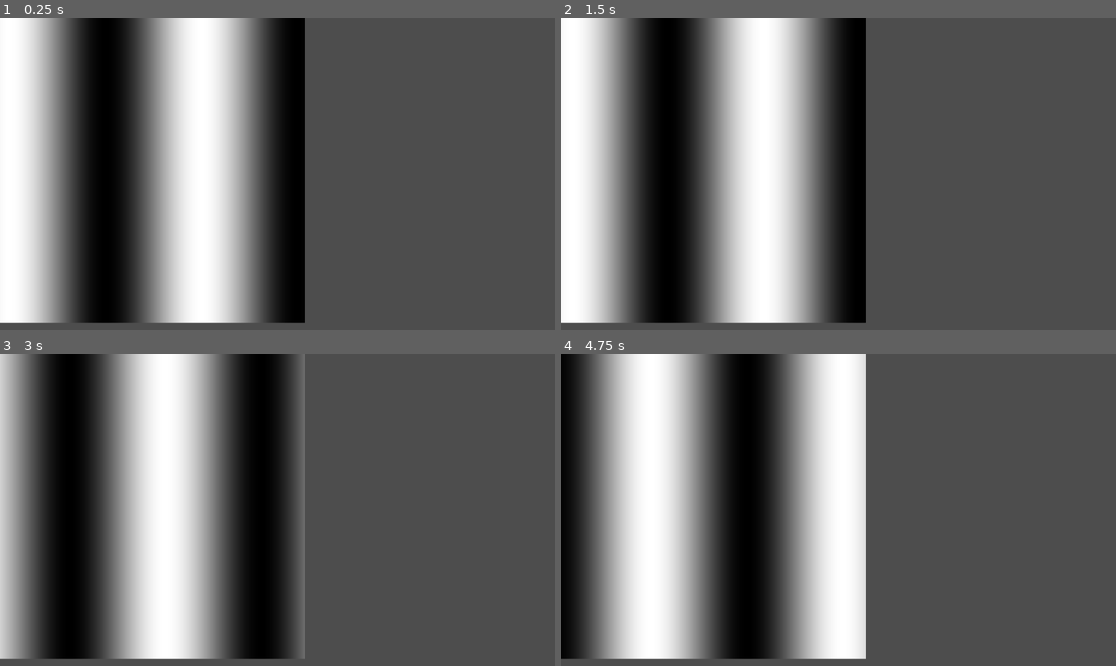
Above: before the commit, frames 1-4 (two rows, left to right).
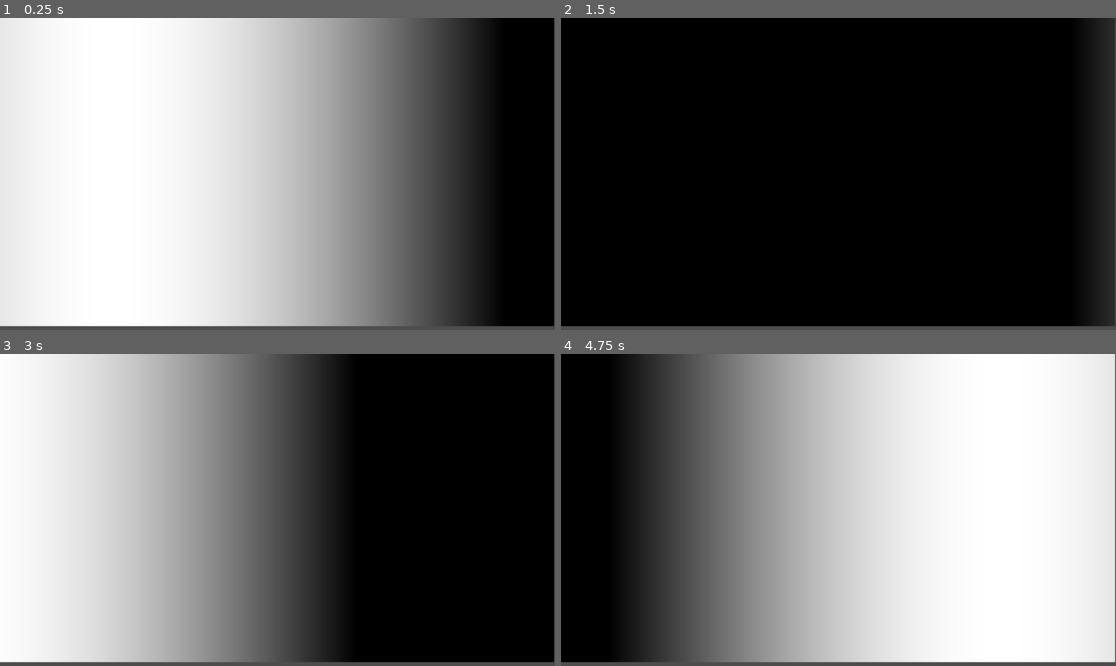
Above: after the commit, the same moments.

Repository: K2mies/Blasma-project
Game: Godot game, scene res://Scenes/Blasma00.tscn
Two runs of this game, one before a commit and one after it. Both use one fixed random seed, a clock stepped at 60 frames per second and the inputs below.
Inputs (mouse positions are in pixels of both pictures, inside the frame that each line leads up to):
- Up to frame 1 (0.25 s): no input
- Up to frame 2 (1.5 s): move the mouse to (960, 158) at 0.52 s; move the mouse to (727, 189) at 1.27 s
- Up to frame 3 (3 s): move the mouse to (333, 441) at 2.02 s; move the mouse to (249, 572) at 2.77 s
- Up to frame 4 (4.75 s): move the mouse to (1005, 556) at 3.52 s; move the mouse to (672, 463) at 4.27 s

The runs differ from the first frame. In frame 1, 75% of the frame differs, in the area x 0-100%, y 0-99%; in frame 2, 87%; in frame 3, 92%; in frame 4, 90%.

Commit message:
added a radial wave shader

Diff:
--- a/Scenes/Blasma00.tscn
+++ b/Scenes/Blasma00.tscn
@@ -4,12 +4,15 @@
 
 [sub_resource type="ShaderMaterial" id="ShaderMaterial_myo0e"]
 shader = ExtResource("1_nawl5")
-shader_parameter/scale = 10.0
-shader_parameter/direction = Vector2(1, 0)
+shader_parameter/scale = 1.34
+shader_parameter/uv_scale = 0.33
+shader_parameter/direction = Vector2(10, 0)
+shader_parameter/speed = 5.0
+shader_parameter/value = 0.5
 
 [node name="Node2D" type="Node2D"]
 
 [node name="ColorRect" type="ColorRect" parent="."]
 material = SubResource("ShaderMaterial_myo0e")
-offset_right = 633.0
-offset_bottom = 633.0
+offset_right = 1150.0
+offset_bottom = 640.0
--- a/Scenes/Blasma01.tscn
+++ b/Scenes/Blasma01.tscn
@@ -11,5 +11,5 @@
 
 [node name="ColorRect" type="ColorRect" parent="."]
 material = SubResource("ShaderMaterial_vysh7")
-offset_right = 682.0
+offset_right = 1148.0
 offset_bottom = 682.0
--- /dev/null
+++ b/Scenes/Blasma02.tscn
@@ -0,0 +1,18 @@
+[gd_scene load_steps=3 format=3 uid="uid://dbhpntfg1ikvy"]
+
+[ext_resource type="Shader" uid="uid://vm08wy1eu7ju" path="res://Shaders/Blasma02.gdshader" id="1_b4rxa"]
+
+[sub_resource type="ShaderMaterial" id="ShaderMaterial_wul80"]
+shader = ExtResource("1_b4rxa")
+shader_parameter/uv_scale = 20.0
+shader_parameter/ring_density = 0.88
+shader_parameter/center_offset_x = 10.0
+shader_parameter/center_offset_y = 10.0
+shader_parameter/speed = 5.0
+
+[node name="Node2D" type="Node2D"]
+
+[node name="ColorRect" type="ColorRect" parent="."]
+material = SubResource("ShaderMaterial_wul80")
+offset_right = 634.0
+offset_bottom = 634.0
--- a/Shaders/Blasma01.gdshader
+++ b/Shaders/Blasma01.gdshader
@@ -1,30 +1,37 @@
 shader_type canvas_item;
 
-//uniform float scale = 10.0;
-uniform float scale = 10.f;
-uniform vec2 direction = vec2(1.f, 0.f);
+uniform vec2 direction =		vec2(10.0f, 0.f);
+uniform float uv_scale =		1.f;
+uniform float scale = 		20.f;
+uniform float speed = 		5.f;
+uniform float value =		0.5f;
 
-float plane(float x, float y, float vx, float vy, float phase, float Length_scale )
+float stripe( float x, float y, float vx, float vy, float phase, float Length )
 {
-	vec2 pos = vec2(x, y);
-	vec2 direction_v = vec2(vx, vy);
-	float dot_product = dot(direction_v, pos);
+	vec2 pos =				vec2( x, y );
+	vec2 direction_v =		vec2( vx, vy );
+	float dot_product =		dot( direction_v, pos );
+
+	//stepped interpalation
 	//float stepped_input = dot_product * Length_scale + phase;
 	//float stepped_value = floor(stepped_input); // this forces the gradient to be stepped instead
 	//float stepped_value = stepped_input;
-	float stepped_value = dot_product * Length_scale + phase;
-	return sin(stepped_value);
+
+	float gradient = dot_product * Length + phase; //gradient interpelation
+	gradient = gradient * value + value;
+	return sin( gradient );
 }
 
 void fragment() {
-	//get the position and scale it up
-	vec2 uv_scaled = UV * 1.f;
 
-	//use TIME as the phase for animation
-	float current_phase = TIME * 5.f;
+	// 1. get the position and scale it up
+	vec2 uv_scaled = UV * uv_scale;
 
-	//call your custom function
-	float pattern_value = plane(
+	// 2. use TIME as the phase for animation
+	float current_phase = TIME * speed;
+
+	// 3. call your custom function
+	float sin1 = stripe(
 		uv_scaled.x,
 		uv_scaled.y,
 		direction.x,
@@ -33,10 +40,9 @@
 		scale
 	);
 
-	//adjust the output and apply color
+	// 4. adjust the output and apply to COLOR
 	// Since the input to sin() is an integer, sin(integer) will just be a constant color
     // along each stripe.
-	float value = 0.5f;
-	vec3 color = vec3(pattern_value * value + value); // Map to [0, 1] for visual output
-	COLOR = vec4(color, 1.f);
+	vec4 c = vec4( sin1, sin1, sin1, 1.f );
+	COLOR = clamp( c, 0, 1 );
 }
--- /dev/null
+++ b/Shaders/Blasma02.gdshader
@@ -0,0 +1,53 @@
+shader_type canvas_item;
+
+uniform float uv_scale =			20.f;
+uniform float ring_density = 	10.f;
+uniform float center_offset_x =	10.f;
+uniform float center_offset_y =	10.f;
+uniform float speed =			5.f;
+
+
+float radial( float x, float y, float center_x, float center_y, float diameter, float phase )
+{
+	// 1. Calculate the distance vector (dx, dy)
+	vec2 pos =				vec2( x, y );
+	vec2 centre =			vec2( center_x, center_y );
+	vec2 distance_vector =	pos - centre;
+
+	// 2. Calculate the magnitude of the distance vector (Math.sqrt(dx*dx + dy*dy))
+	// alternativley can use the 'length' function which does the same thing
+	// float dist_from_centre = sqrt( dist_vec.x * dist_vec.x + dist_vec.y * dist_vec.y );
+	 float distance_from_centre = length( distance_vector );
+
+	// 3. Apply scaling and phase shift
+	float gradient = distance_from_centre * diameter + phase;
+
+	// 4. Apply Math.floor equivalent (creates the hard-edged steps/rings)
+    //float stepped_value = floor(gradient);
+
+	return sin( gradient );
+}
+
+void fragment() {
+
+	// 1. Get scaled UV coordinates
+	vec2 st = UV * uv_scale; //scale up pattern coordinates
+
+	// 2. Use TIME for animation
+	float current_phase = TIME * speed;
+
+	// 3. Radial function call
+	float sin1 = radial(
+		st.x,
+		st.y,
+		center_offset_x,
+		center_offset_y,
+		ring_density,
+		current_phase
+	);
+
+	// 4. clamped Output to COLOR
+	vec4 c = vec4( sin1, sin1, sin1, 1.f );
+	COLOR = clamp( c, 0, 1 );
+
+}
Not shown, added: Shaders/Blasma02.gdshader.uid
